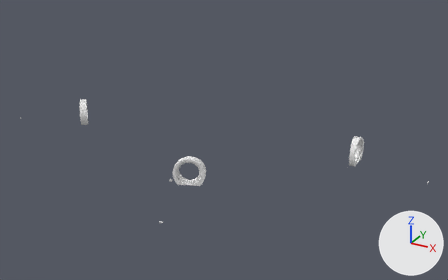
One commit to the FBX model Color_05.fbx: the scene before it, then after it.
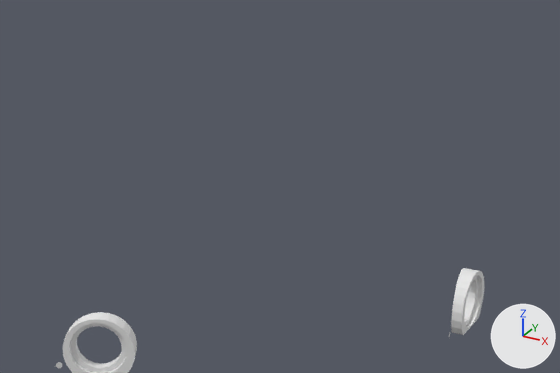
Each version is shown whole from a camera (50 mm lens) standing at (0.01712, -0.02445, 0.03455) and looking at (0.00446, -0.00143, 0.02304), then close up on the part from 32% to 89% of the width and 5% to 66% of the height. Arrows for +X, +Y and +Z are at lower right; the lights stay in place. Where no turn or scale is listed for an object, it has been applied to the vertices. Vertices at the same position are counted once.

The scene before the commit, as lines of its bpy script (objects in view):
```python
me_color_05 = bpy.data.meshes.new('Color_05')
me_color_05.from_pydata(...)  # 600 vertices, 915 faces; spans x -0.0044..0.0138, y -0.0099..-0.0014, z 0.0236..0.0247
me_color_05.materials.append(mat_color_05material)  # white #e7e7e7
ob_color_05 = bpy.data.objects.new('Color_05', me_color_05)
ob_color_05.location = (0.0, 0.0, 0.0)
```
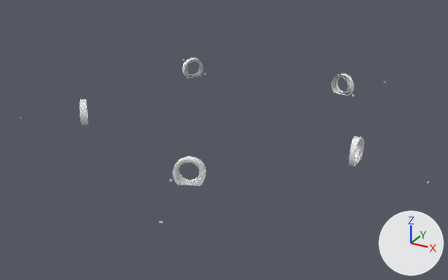
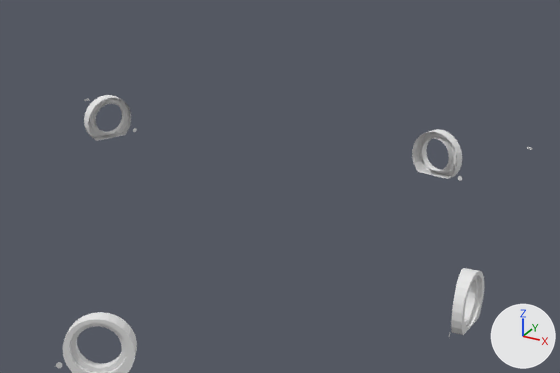
Boxes (x1, y1, x2, y2) around the edits, measured in the close-ups (560 x 373 px):
```json
{"object": "Color_05", "change": "reshaped", "before": [56, 268, 484, 373], "after": [56, 95, 532, 373]}
{"part": 1, "of": "me_color_05", "change": "added", "after": [412, 129, 462, 179]}
{"part": 2, "of": "me_color_05", "change": "added", "after": [84, 95, 131, 141]}
```

The change, as JSON lines over the scene's bpy script:
```json
{"block": "me_color_05", "where": "me_color_05.from_pydata(...)  # 600 vertices, 915 faces; spans x -0.0044..0.0138, y -0.0099..-0.0014, z 0.0236..0.0247"}
{"block": "me_color_05", "where": "# used by ob_color_05; location = (0.0, 0.0, 0.0)"}
{"block": "me_color_05", "change": "me_color_05 part 1: the loose piece of 146 vertices spanning x 0.0106..0.011, y -0.0027..-0.0014, z 0.0236..0.0247 is copied, and the copy is turned 72 degrees about the z axis through its middle, then moved by (-0.0032, 0.0077, 0.0); it spans x 0.007..0.0083, y 0.0054..0.006, z 0.0236..0.0247"}
{"block": "me_color_05", "change": "me_color_05 part 2: the loose piece of 146 vertices spanning x -0.0021..-0.0011, y -0.0045..-0.0034, z 0.0236..0.0247 is copied, and the copy is turned -72 degrees about the z axis through its middle, then moved by (0.0008, 0.0083, 0.0); it spans x -0.0012..-0.0003, y 0.0038..0.005, z 0.0236..0.0247"}
```
